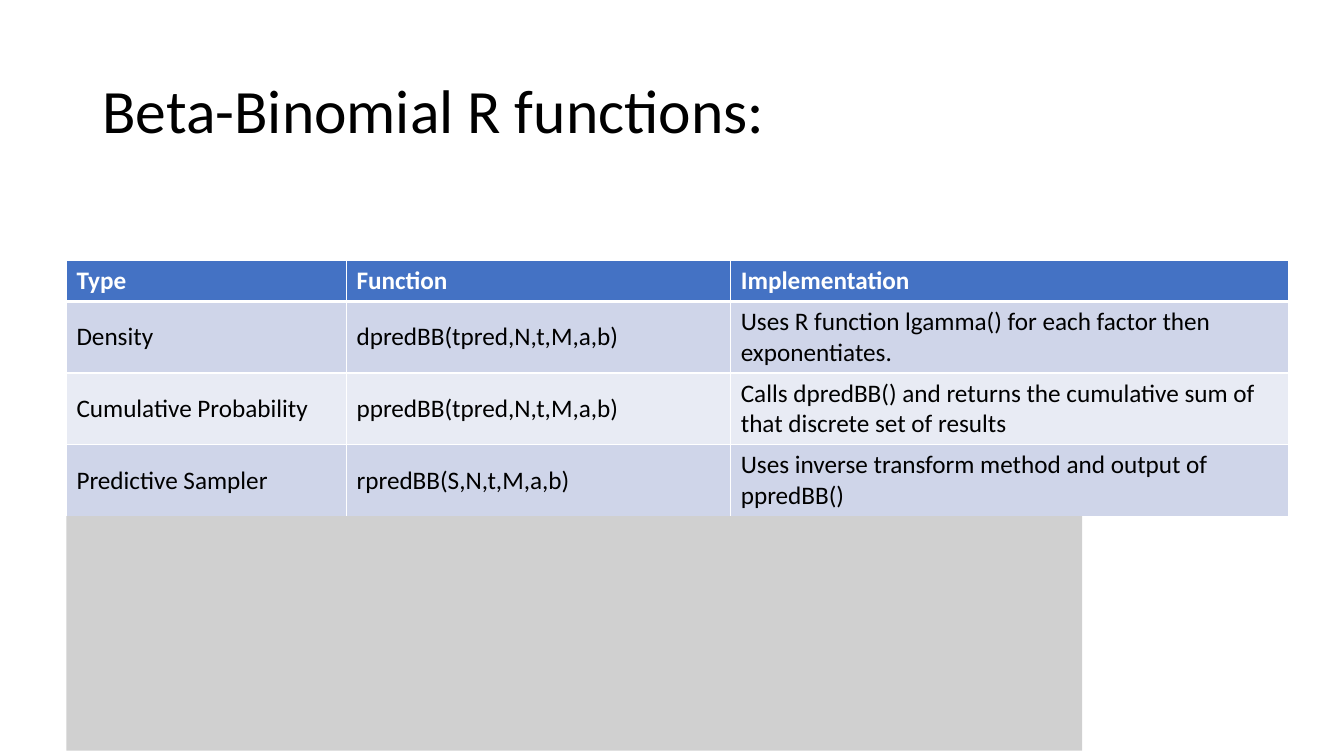
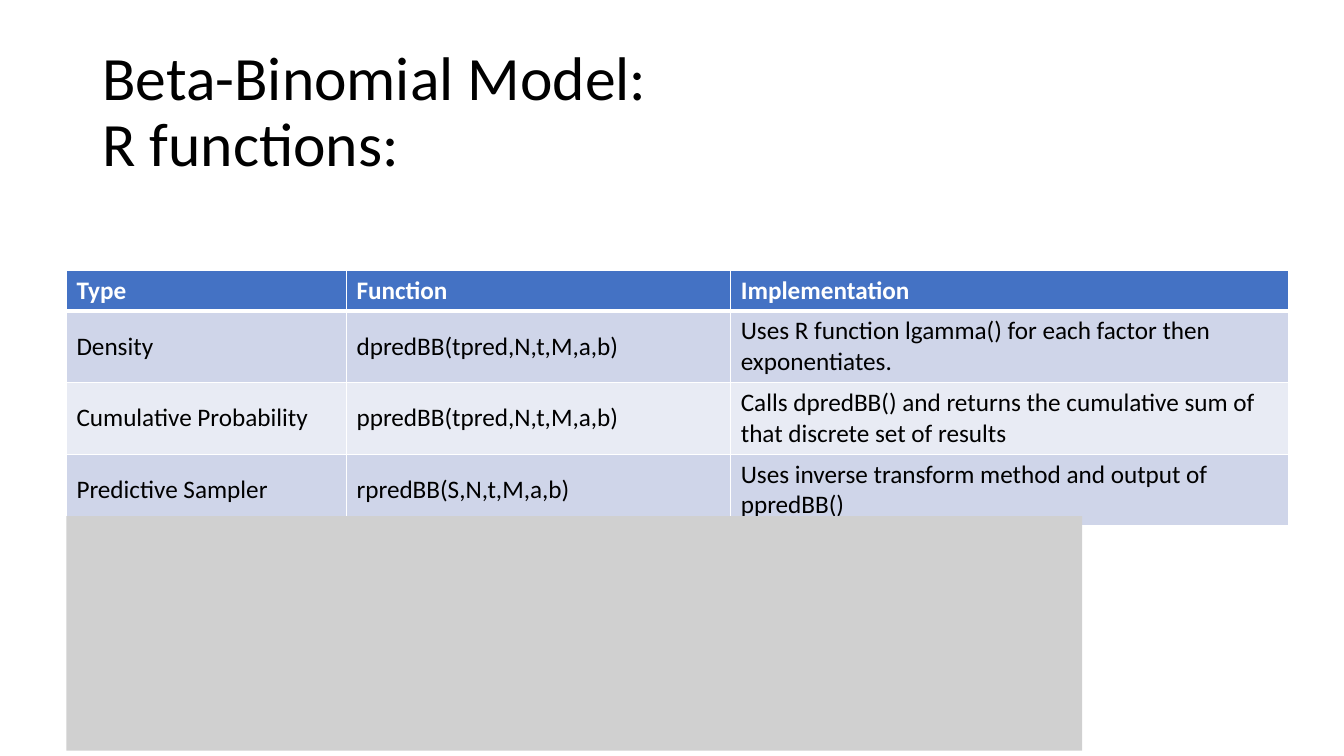
Before and after one commit to vgharris3/predictiveInference, a slide deck: slide 10 of Thesis_Files/ThesisDefense.pptx (slide 9 before the commit). Drawn at 1344x756 pixels with LibreOffice and Linux fonts; fonts in the diff are those of the drawing; grey boxes stand for pictures. Boxes give left, top, right and bottom in pixels: in the first picture for what was removed or moved away, otherwise in the second. Text is boxed around its words. In the diff, an @@ line names an element or a change of style, - is before the commit and + after.

```diff
--- a/Thesis_Files/ThesisDefense.pptx
+++ b/Thesis_Files/ThesisDefense.pptx
@@ title at (x1=102, y1=57, x2=647, y2=167): text changed @@
-Beta-Binomial R functions:
+Beta-Binomial Model:
+R functions:
@@ table moved from (x1=67, y1=260, x2=1289, y2=513) to (x1=67, y1=270, x2=1289, y2=523) @@
```
Also in this commit, not shown: 10 other slides changed, 14 slides added, 8 other files.
